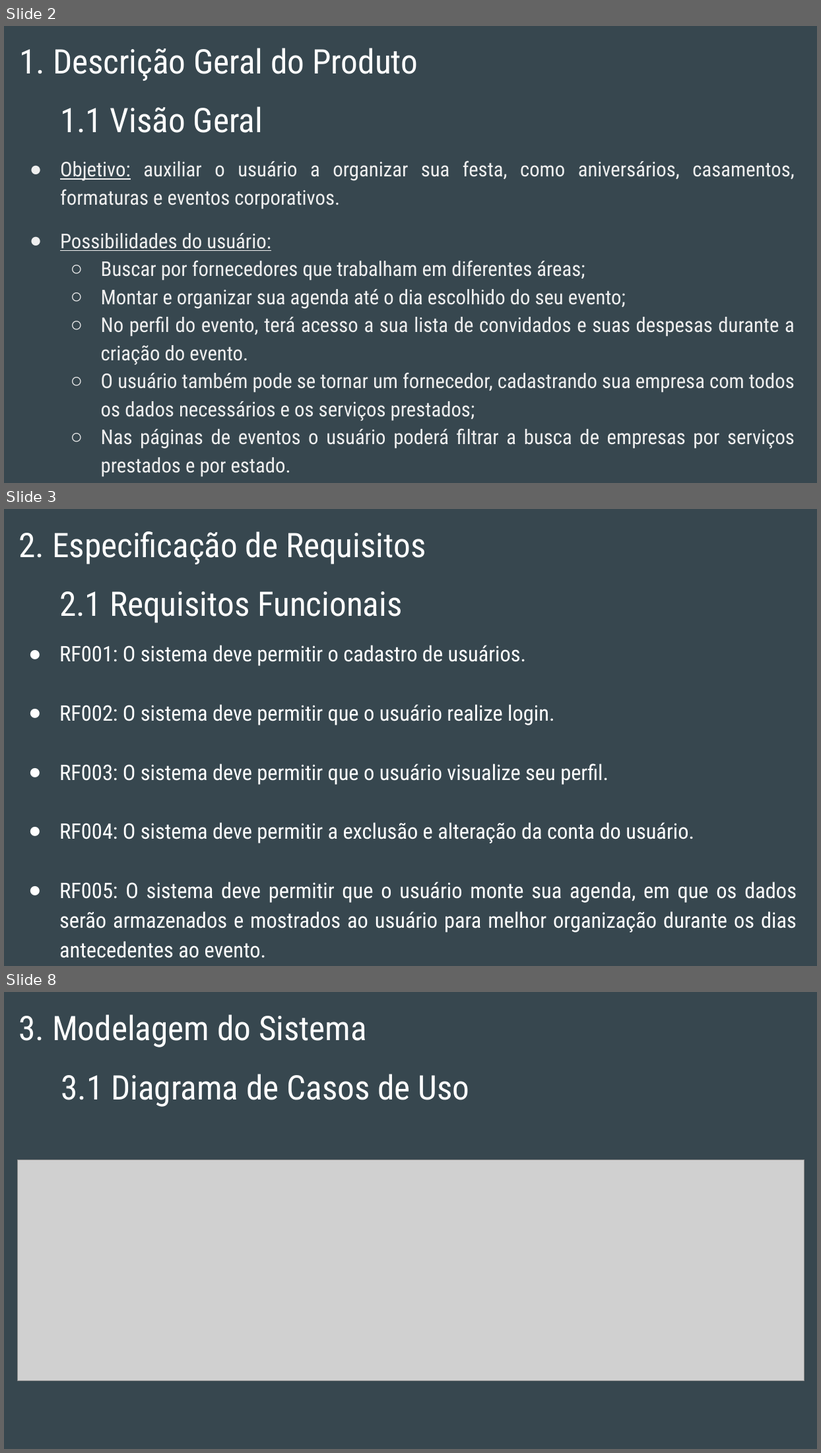
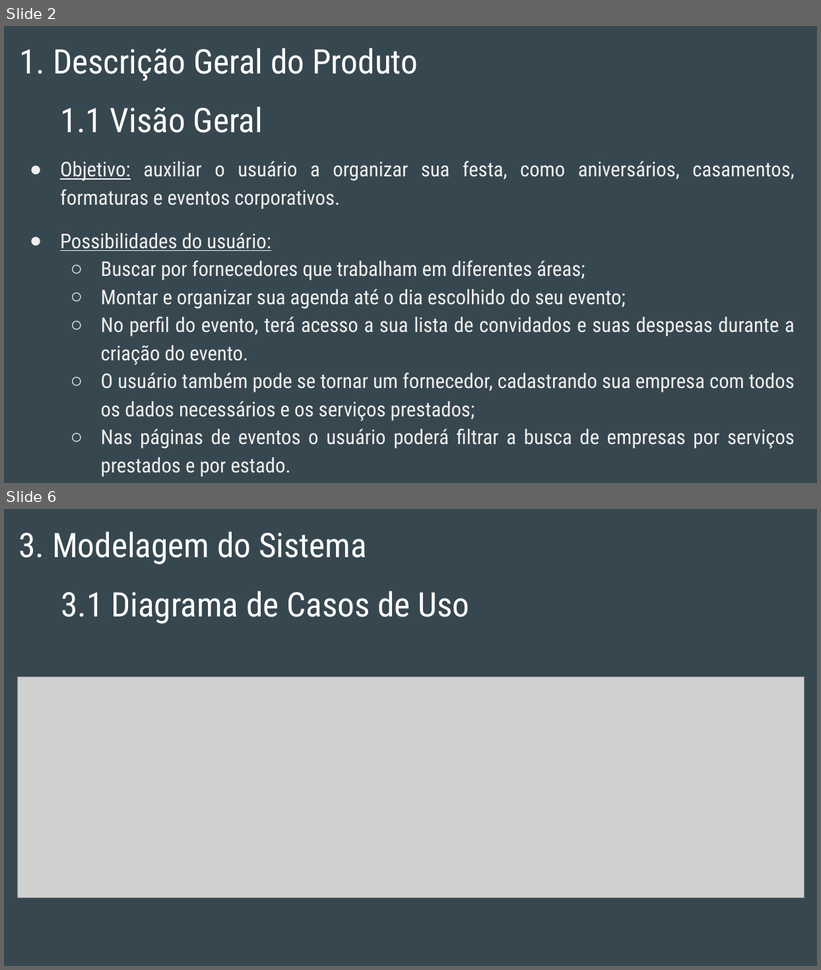
Before and after one commit to biancaleithold/Tcc, a slide deck: documentacao/Projeto Integrador 2019 CELEBRATE FESTAS E EVENTOS.pptx. Shown one above the other, each under a label of ours: slides 2, 3 and 8 before the commit, slides 2 and 6 after it; the slides between them are not shown. The pictures are 821x1453 and 821x970 pixels, drawn with LibreOffice and Linux fonts; fonts in the diff are those of the drawing; grey boxes stand for pictures. Boxes give left, top, right and bottom in pixels: in the first picture for what was removed or moved away, otherwise in the second. Text is boxed around its words. In the diff, an @@ line names an element or a change of style, - is before the commit and + after.

```diff
--- a/documentacao/Projeto Integrador 2019 CELEBRATE FESTAS E EVENTOS.pptx
+++ b/documentacao/Projeto Integrador 2019 CELEBRATE FESTAS E EVENTOS.pptx
@@ slide 3 removed at [4, 509, 817, 966], background #37474F @@
@@ title removed at [19, 531, 426, 564] @@
-2. Especificação de Requisitos
@@ text removed at [59, 591, 797, 933] @@
-2.1 Requisitos Funcionais
-● RF001: O sistema deve permitir o cadastro de usuários.
-● RF002: O sistema deve permitir que o usuário realize login.
-● RF003: O sistema deve permitir que o usuário visualize seu perfil.
-● RF004: O sistema deve permitir a exclusão e alteração da conta do usuário.
-● RF005: O sistema deve permitir que o usuário monte sua agenda, em que os dados serão armazenados e mostrados ao usuário para melhor organização durante os dias antecedentes ao evento.
@@ what was slide 8 is now slide 6 @@
```
Also in this commit, not shown: 3 slides changed, 1 other slide removed, 16 other files.
